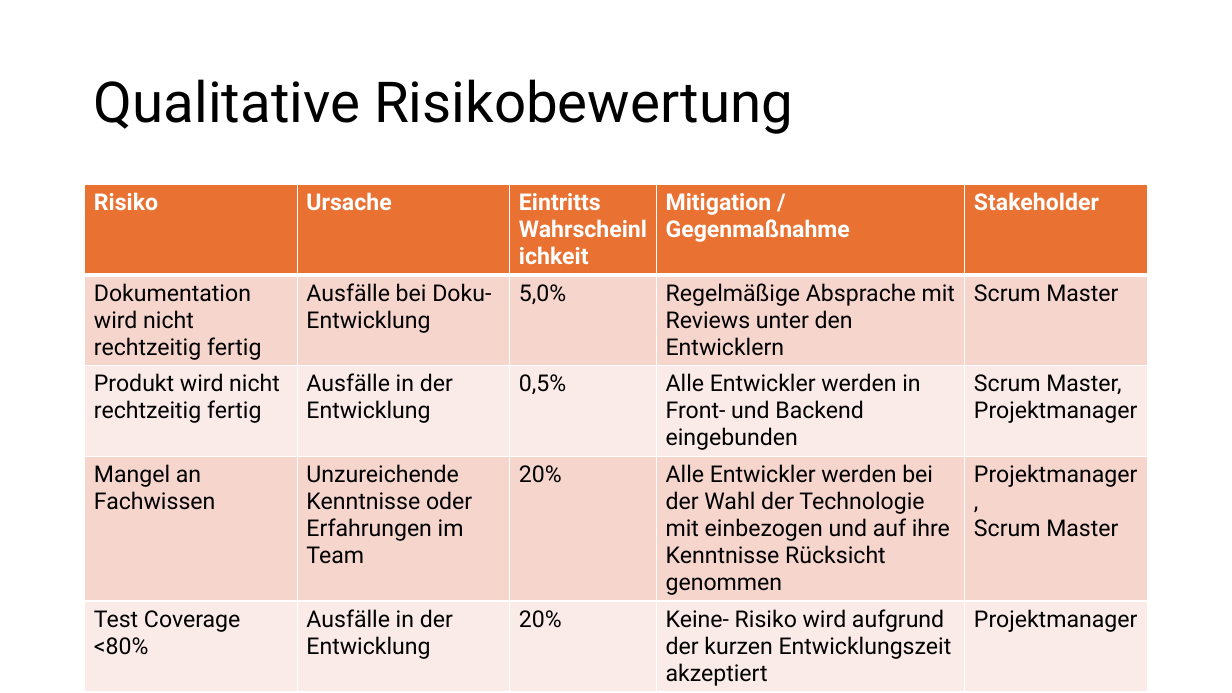
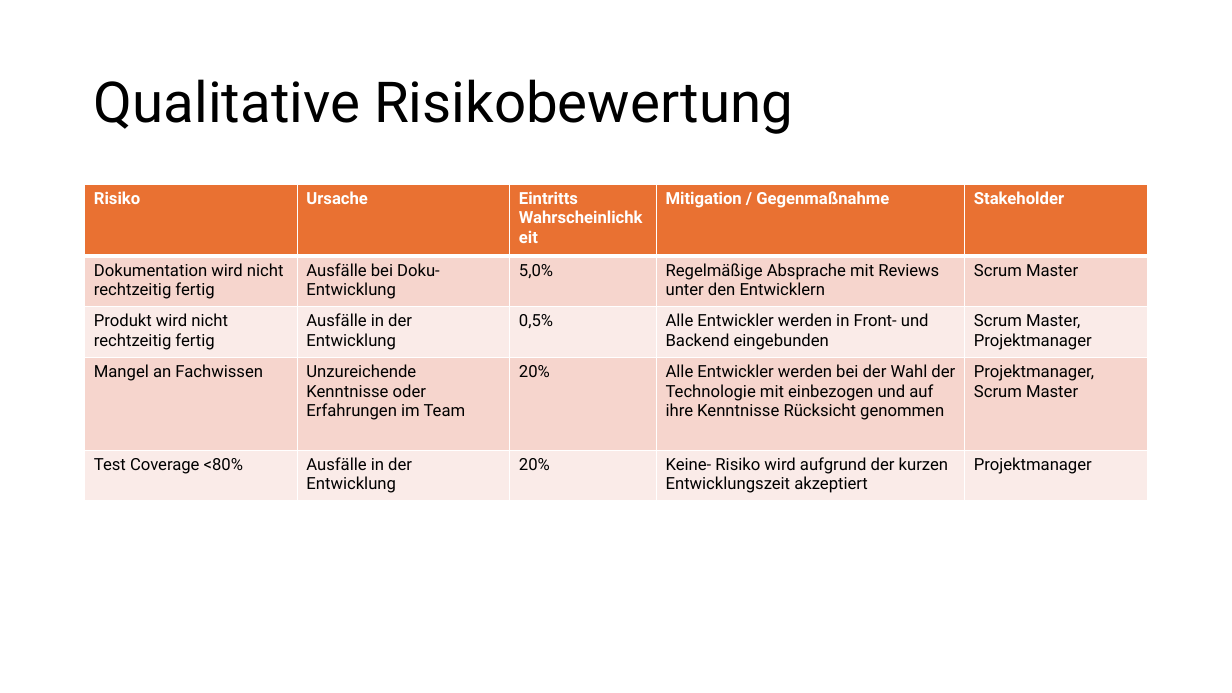
Before and after one commit to GilbertBckr/BullshitBingo, a slide deck: slide 9 of project_managment/Presentation.pptx (slide 8 before the commit). Drawn at 1232x693 pixels with LibreOffice and Linux fonts; fonts in the diff are those of the drawing. Boxes give left, top, right and bottom in pixels: in the first picture for what was removed or moved away, otherwise in the second. Text is boxed around its words. In the diff, an @@ line names an element or a change of style, - is before the commit and + after.

```diff
--- a/project_managment/Presentation.pptx
+++ b/project_managment/Presentation.pptx
@@ table at [85,185,1149,501] @@
@@ size 18 to 13 pt @@
```
Also in this commit, not shown: 3 other slides changed, 1 slide added, 2 other files.
